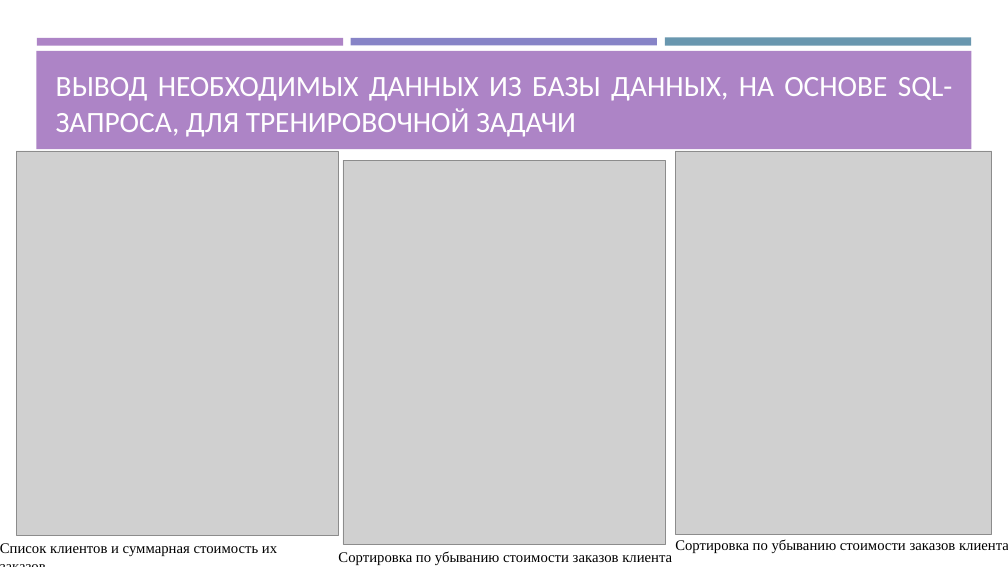
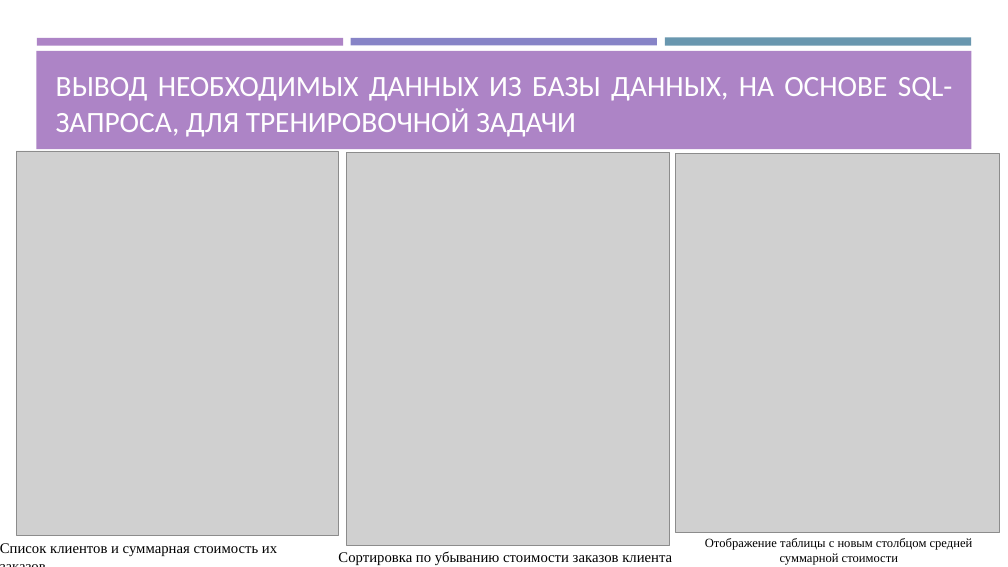
Before and after one commit to Serpenssss/lr9, a slide deck: slide 11 of змИИВТ-241-Авсянкина МА-ЛР9.pptx. Drawn at 1008x567 pixels with LibreOffice and Linux fonts; fonts in the diff are those of the drawing; grey boxes stand for pictures. Boxes give left, top, right and bottom in pixels: in the first picture for what was removed or moved away, otherwise in the second. Text is boxed around its words. In the diff, an @@ line names an element or a change of style, - is before the commit and + after.

```diff
--- a/змИИВТ-241-Авсянкина МА-ЛР9.pptx
+++ b/змИИВТ-241-Авсянкина МА-ЛР9.pptx
@@ picture: place and size @@
-picture at [343, 160, 665, 544]
+picture at [346, 152, 670, 545]
@@ picture: place and size @@
-picture at [676, 151, 993, 535]
+picture at [676, 154, 1000, 532]
@@ text removed at [675, 539, 1008, 553] @@
-Сортировка по убыванию стоимости заказов клиента
@@ text added at [705, 538, 973, 565], 12 pt, text #000000 @@
+Отображение таблицы с новым столбцом средней суммарной стоимости
```
Also in this commit, not shown: 3 other slides changed.
